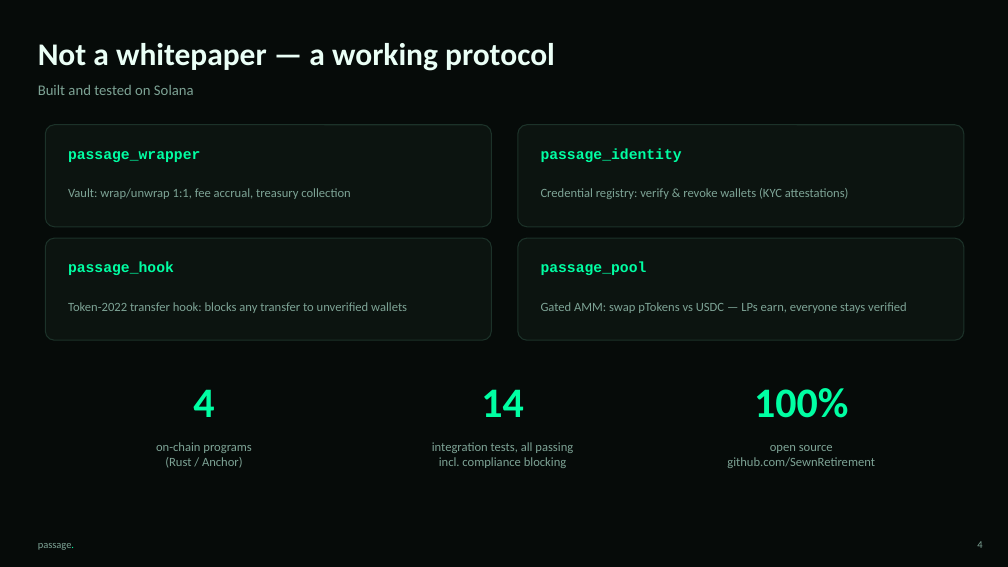
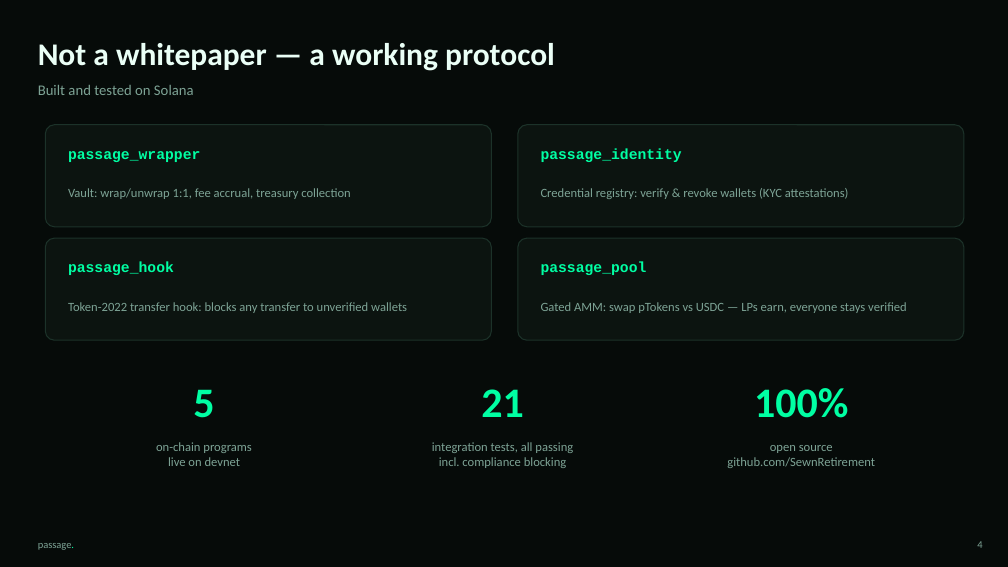
Before and after one commit to SewnRetirement/Passage-Protocol, a slide deck: slide 4 of assets/passage-deck.pptx. Drawn at 1008x567 pixels with LibreOffice and Linux fonts; fonts in the diff are those of the drawing. Boxes give left, top, right and bottom in pixels: in the first picture for what was removed or moved away, otherwise in the second. Text is boxed around its words. In the diff, an @@ line names an element or a change of style, - is before the commit and + after.

```diff
--- a/assets/passage-deck.pptx
+++ b/assets/passage-deck.pptx
@@ text at (193,389,214,418): text changed @@
-4
+5
@@ text at (481,389,524,417): text changed @@
-14
+21
@@ text at (168,457,241,466): text changed @@
-(Rust / Anchor)
+live on devnet
```
Also in this commit, not shown: 2 other slides changed, 5 other files.
